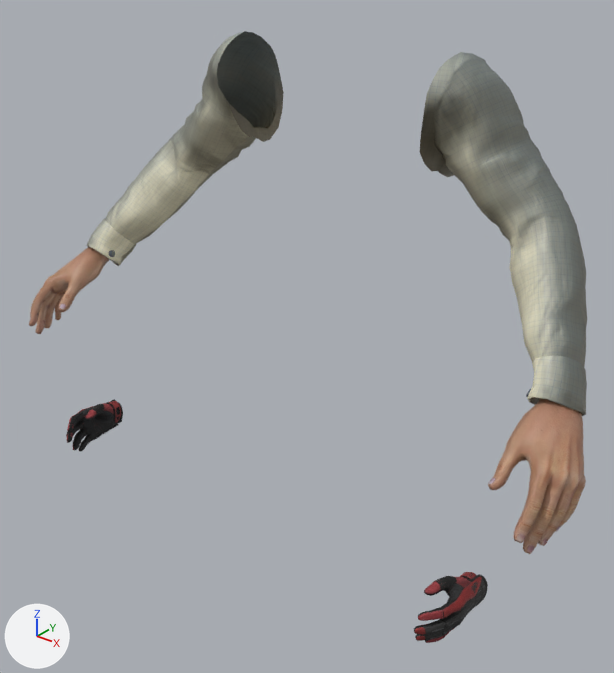
A saved change to the Blender file StanleyVrUnity/AssetSources/arms.blend.
Camera for both pictures: a 50 mm lens placed at (1.341, -1.289, 1.261), pointed at (0.113, 0.246, 0.309). The lights are fixed; the arrows at lower left show +X, +Y and +Z.

Script lines for the objects in view, before the commit:
```python
ob_leftarm = bpy.data.objects.new('LeftArm', me_leftarm)
ob_leftarm.location = (0.0, 0.0, 0.0)
ob_leftarm.rotation_euler = (1.571, 0.0, 0.0)  # degrees (90, 0, 0)
ob_leftarm.scale = (352.0, 352.0, 352.0)
ob_lefthand = bpy.data.objects.new('LeftHand', me_lefthand)
ob_lefthand.location = (0.773, 0.297, 0.312)
ob_lefthand.rotation_euler = (1.571, 0.0, 0.0)  # degrees (90, 0, 0)
ob_lefthand.scale = (352.0, 352.0, 352.0)
ob_rightarm = bpy.data.objects.new('RightArm', me_rightarm)
ob_rightarm.location = (0.0, 0.0, 0.0)
ob_rightarm.rotation_euler = (1.571, 0.0, 0.0)  # degrees (90, 0, 0)
ob_rightarm.scale = (352.0, 352.0, 352.0)
ob_righthand = bpy.data.objects.new('RightHand', me_righthand)
ob_righthand.location = (-0.773, 0.297, 0.312)
ob_righthand.rotation_euler = (1.571, 0.0, 0.0)  # degrees (90, 0, 0)
ob_righthand.scale = (352.0, 352.0, 352.0)
ob_vr_glove_left_slim = bpy.data.objects.new('vr_glove_left_slim', me_mesh)
ob_vr_glove_left_slim.location = (0.755, 0.0, 0.0)
ob_vr_glove_left_slim.rotation_euler = (1.571, 0.0, 0.0)  # degrees (90, 0, 0)
ob_vr_glove_right_slim = bpy.data.objects.new('vr_glove_right_slim', me_mesh_001)
ob_vr_glove_right_slim.location = (-0.412, 0.0, 0.0)
ob_vr_glove_right_slim.rotation_euler = (1.571, 0.0, 0.0)  # degrees (90, 0, 0)
```
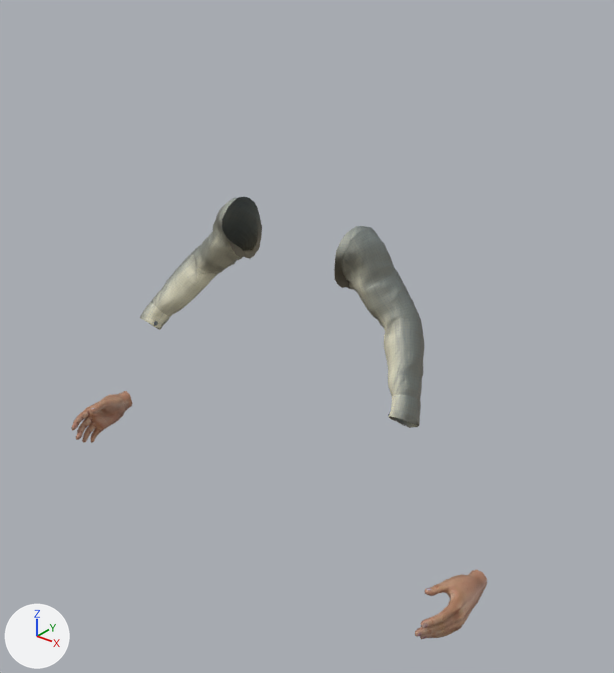
Where the newer file only moved an object's origin or applied its transform, the numbers keep the older frame.

Diff of the bpy script that builds the scene:
```diff
--- a/StanleyVrUnity/AssetSources/arms.blend.py
+++ b/StanleyVrUnity/AssetSources/arms.blend.py
@@ me_rightarm @@
 me_rightarm.from_pydata(...)  # 770 vertices, 1297 faces; spans x -0.00233..-0.00084, y 0.00074..0.00283, z -0.00196..-0.0007
 # used by ob_rightarm; location = (0.0, 0.0, 0.0); rotation_euler = (1.571, 0.0, 0.0), in degrees (90, 0, 0); scale = (352.0, 352.0, 352.0)
+# me_rightarm part 1: the whole mesh is scaled about its middle by 0.58, then moved by (0.00067, -0.00069, 0.00049)
 me_rightarm.materials.append(mat_arms)
@@ me_lefthand @@
 me_lefthand.from_pydata(...)  # 831 vertices, 1394 faces; spans x -0.000164..0.000298, y -0.00061..0.000169, z -0.000174..0.000741
 # used by ob_lefthand; location = (0.773, 0.297, 0.312); rotation_euler = (1.571, 0.0, 0.0), in degrees (90, 0, 0); scale = (352.0, 352.0, 352.0)
+# me_lefthand part 2: the whole mesh is multiplied about its middle by the matrix ((0.467, 0.336, 0.075), (-0.303, 0.341, 0.358), (0.164, -0.328, 0.45)), then moved by (-0.000159, -0.000648, 0.000743)
 me_lefthand.materials.append(mat_hands)
@@ me_righthand @@
 me_righthand.from_pydata(...)  # 831 vertices, 1394 faces; spans x -0.000298..0.000164, y -0.00061..0.000169, z -0.000174..0.000741
 # used by ob_righthand; location = (-0.773, 0.297, 0.312); rotation_euler = (1.571, 0.0, 0.0), in degrees (90, 0, 0); scale = (352.0, 352.0, 352.0)
+# me_righthand part 3: the whole mesh is multiplied about its middle by the matrix ((0.389, -0.403, -0.15), (0.411, 0.289, 0.289), (-0.126, -0.301, 0.48)), then moved by (0.001147, -0.000614, 0.000679)
 me_righthand.materials.append(mat_hands)
@@ me_leftarm @@
 me_leftarm.from_pydata(...)  # 770 vertices, 1297 faces; spans x 0.00084..0.00233, y 0.00074..0.00283, z -0.00196..-0.0007
 # used by ob_leftarm; location = (0.0, 0.0, 0.0); rotation_euler = (1.571, 0.0, 0.0), in degrees (90, 0, 0); scale = (352.0, 352.0, 352.0)
+# me_leftarm part 4: the whole mesh is scaled about its middle by 0.58, then moved by (-0.00067, -0.00069, 0.00049)
 me_leftarm.materials.append(mat_arms)
@@ ob_vr_glove_left_slim @@
-ob_vr_glove_left_slim = bpy.data.objects.new('vr_glove_left_slim', me_mesh)
-ob_vr_glove_left_slim.location = (0.755, 0.0, 0.0)
-ob_vr_glove_left_slim.rotation_euler = (1.571, 0.0, 0.0)  # degrees (90, 0, 0)
@@ ob_vr_glove_right_slim @@
-ob_vr_glove_right_slim = bpy.data.objects.new('vr_glove_right_slim', me_mesh_001)
-ob_vr_glove_right_slim.location = (-0.412, 0.0, 0.0)
-ob_vr_glove_right_slim.rotation_euler = (1.571, 0.0, 0.0)  # degrees (90, 0, 0)
```

Where the change shows, as pixel boxes [x1, y1, x2, y2] in the pictures (614 x 673 px):
'LeftArm', mesh rescaled (45% narrower, 44% shorter): before [420, 52, 587, 416]; after [334, 226, 425, 428]
'RightArm', mesh rescaled (38% narrower, 43% shorter): before [86, 31, 284, 266]; after [140, 197, 262, 330]
'LeftHand', reshaped: before [488, 399, 586, 554]; after [415, 570, 487, 639]
'RightHand', reshaped: before [29, 247, 109, 334]; after [71, 391, 132, 443]
'vr_glove_left_slim', deleted: before [414, 572, 488, 643]
'vr_glove_right_slim', deleted: before [66, 399, 123, 452]
